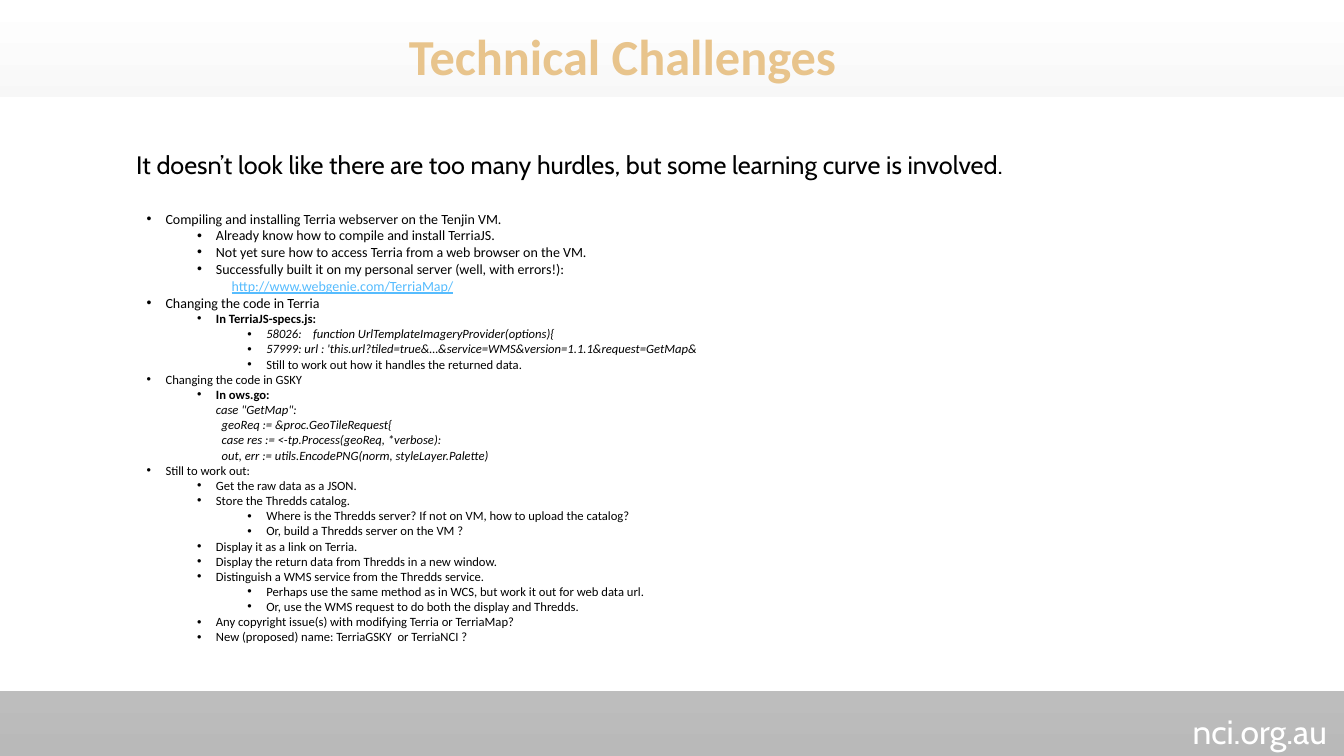
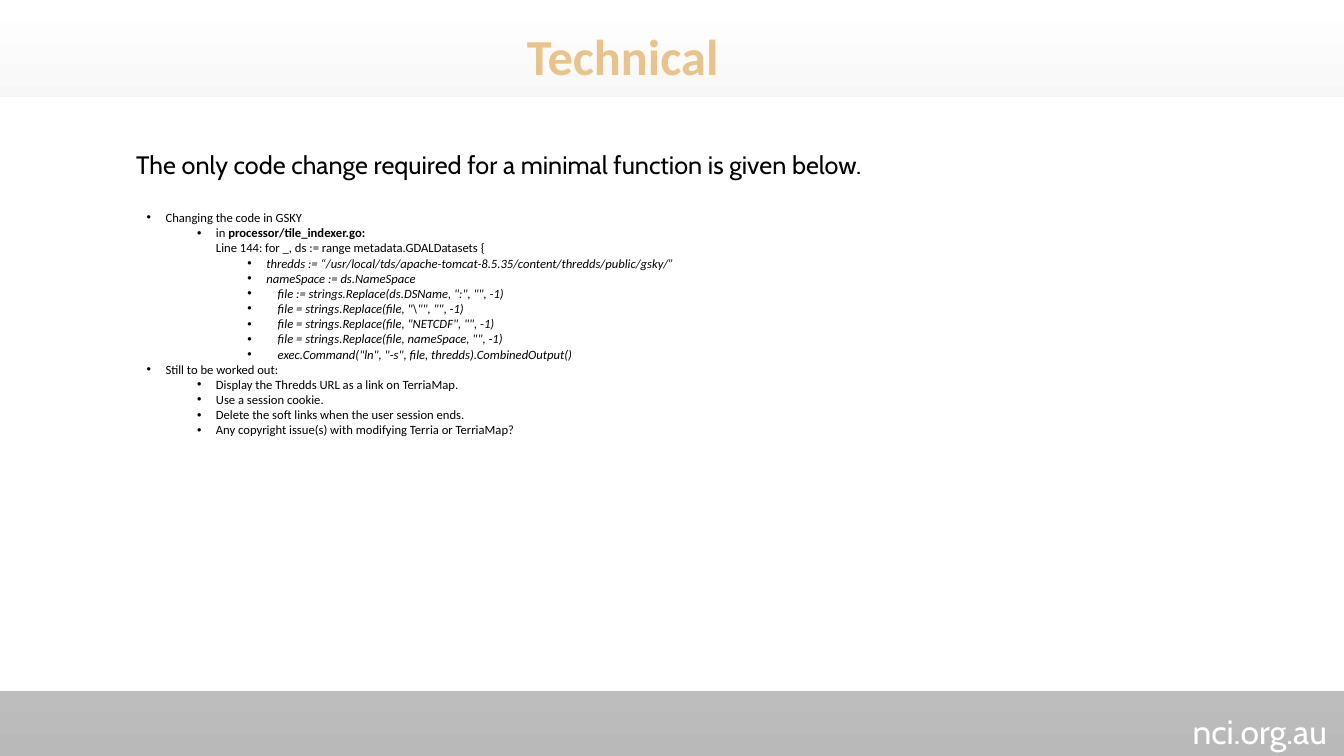
Before and after one commit to nci/gsky, a slide deck: slide 6 of Documents/ows/GSKY-Thredds_Integration.pptx (slide 5 before the commit). Drawn at 1344x756 pixels with LibreOffice and Linux fonts; fonts in the diff are those of the drawing; background and template pictures are left out. Boxes give left, top, right and bottom in pixels: in the first picture for what was removed or moved away, otherwise in the second. Text is boxed around its words. In the diff, an @@ line names an element or a change of style, - is before the commit and + after.

Commit message:
Terria with GSKY Documentation

```diff
--- a/Documents/ows/GSKY-Thredds_Integration.pptx
+++ b/Documents/ows/GSKY-Thredds_Integration.pptx
@@ text at (527,40,718,75): text changed @@
-Technical Challenges
+Technical
@@ text at (136,155,861,180): text changed @@
-It doesn’t look like there are too many hurdles, but some learning curve is involved.
+The only code change required for a minimal function is given below.
@@ text at (166,214,696,369): paragraphs removed @@
-• Compiling and installing Terria webserver on the Tenjin VM.
-  • Already know how to compile and install TerriaJS.
-  • Not yet sure how to access Terria from a web browser on the VM.
-  • Successfully built it on my personal server (well, with errors!):
-    http://www.webgenie.com/TerriaMap/
-• Changing the code in Terria
-  • In TerriaJS-specs.js:
-    • 58026: function UrlTemplateImageryProvider(options){
-    • 57999: url : 'this.url?tiled=true&…&service=WMS&version=1.1.1&request=GetMap&
-    • Still to work out how it handles the returned data.
@@ text at (166,228,674,419): text changed; italic on @@
-  • In ows.go:
-    case "GetMap":
-    geoReq := &proc.GeoTileRequest{
-    case res := <-tp.Process(geoReq, *verbose):
-    out, err := utils.EncodePNG(norm, styleLayer.Palette)
-• Still to work out:
-  • Get the raw data as a JSON.
-  • Store the Thredds catalog.
-    • Where is the Thredds server? If not on VM, how to upload the catalog?
-    • Or, build a Thredds server on the VM ?
-  • Display it as a link on Terria.
-  • Display the return data from Thredds in a new window.
-  • Distinguish a WMS service from the Thredds service.
-    • Perhaps use the same method as in WCS, but work it out for web data url.
-    • Or, use the WMS request to do both the display and Thredds.
+  • in processor/tile_indexer.go:
+    Line 144: for _, ds := range metadata.GDALDatasets {
+    • thredds := “/usr/local/tds/apache-tomcat-8.5.35/content/thredds/public/gsky/”
+    • nameSpace := ds.NameSpace
+    • file := strings.Replace(ds.DSName, ":", "", -1)
+    • file = strings.Replace(file, "\"", "", -1)
+    • file = strings.Replace(file, "NETCDF", "", -1)
+    • file = strings.Replace(file, nameSpace, "", -1)
+    • exec.Command("ln", "-s", file, thredds).CombinedOutput()
+• Still to be worked out:
+  • Display the Thredds URL as a link on TerriaMap.
+  • Use a session cookie.
+  • Delete the soft links when the user session ends.
@@ text at (216,632,458,643): paragraph removed @@
-  • New (proposed) name: TerriaGSKY or TerriaNCI ?
```
Also in this commit, not shown: 5 other slides changed, 2 slides added.
